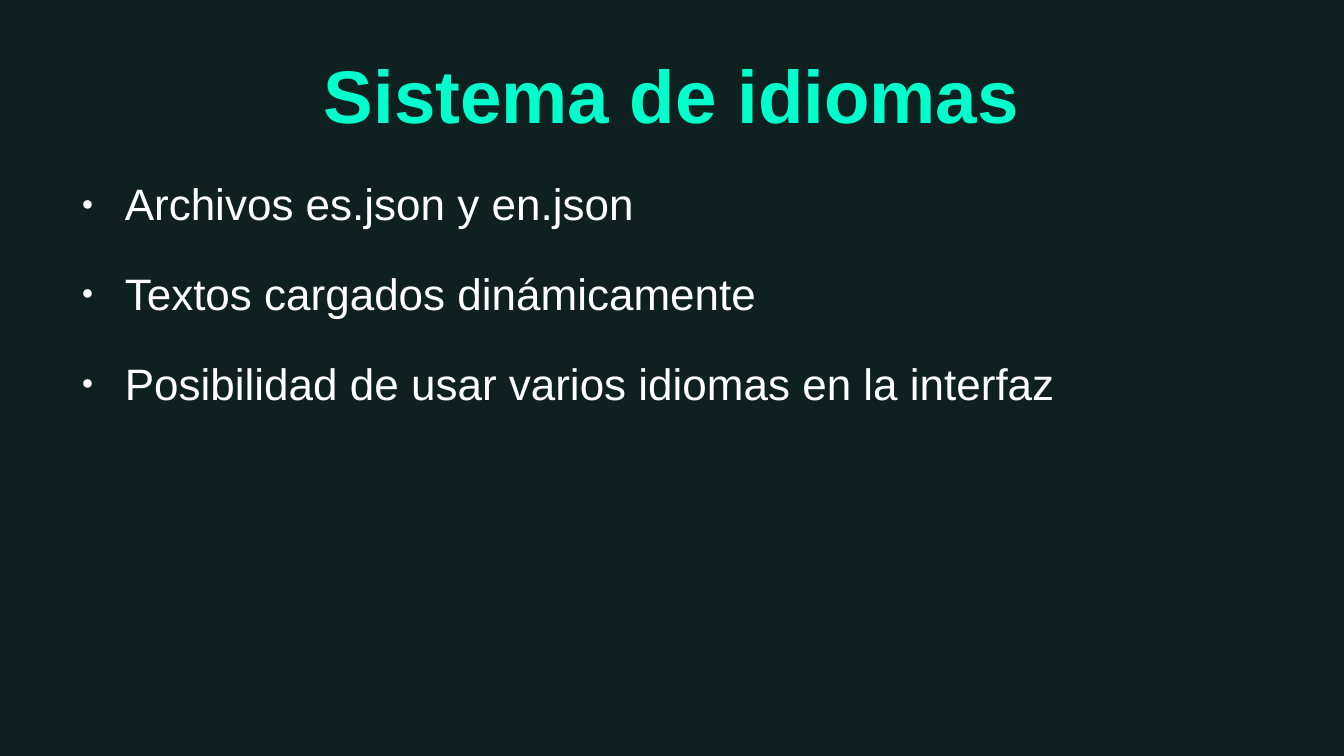
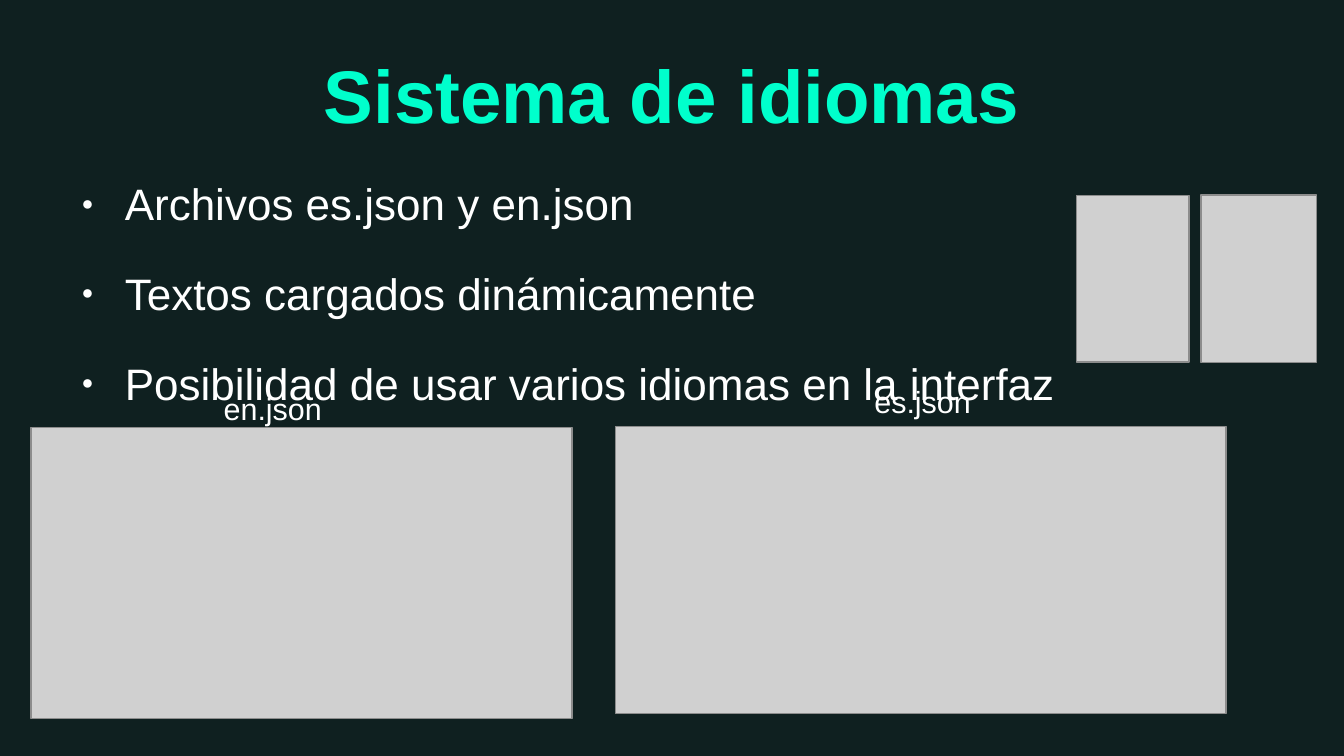
Before and after one commit to David-IFC/DAW, a slide deck: slide 14 of AplicacionFinalCursoPHP/info/ProyectoFinalDAW.odp. Drawn at 1344x756 pixels with LibreOffice and Linux fonts; fonts in the diff are those of the drawing; grey boxes stand for pictures; background and template pictures are left out. Boxes give left, top, right and bottom in pixels: in the first picture for what was removed or moved away, otherwise in the second. Text is boxed around its words. In the diff, an @@ line names an element or a change of style, - is before the commit and + after.

```diff
--- a/AplicacionFinalCursoPHP/info/ProyectoFinalDAW.odp
+++ b/AplicacionFinalCursoPHP/info/ProyectoFinalDAW.odp
@@ picture added at (x1=1077, y1=195, x2=1189, y2=362) @@
@@ picture added at (x1=1201, y1=195, x2=1317, y2=362) @@
@@ text added at (x1=874, y1=389, x2=970, y2=419), 18 pt, text #FFFFFF @@
+es.json
@@ text added at (x1=224, y1=396, x2=322, y2=426), 18 pt, text #FFFFFF @@
+en.json
@@ picture added at (x1=32, y1=428, x2=573, y2=720) @@
@@ picture added at (x1=616, y1=427, x2=1227, y2=713) @@
```
Also in this commit, not shown: 5 other slides changed, 1 other file.
